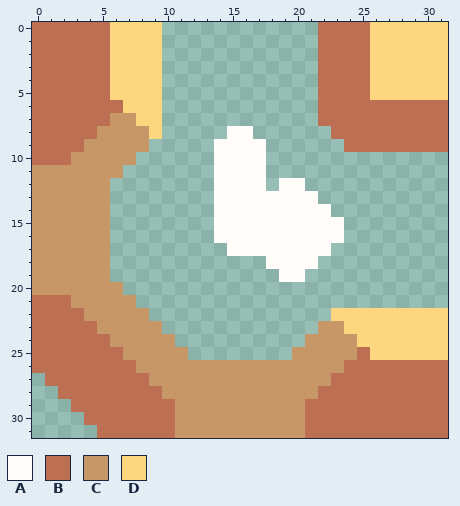
Pixel-art sprite -- sprites/blocks/liquids/directed-conduit/directed-conduit-top-1.png. The picture above is the old version.
The file is 32x32 pixels.
Palette (. is transparent): A #fffcf9  B #bc6f52  C #c89768  D #fdd680
Pixels before, first column x 0:
 0 BBBBBBDDDD............BBBBDDDDDD
 1 BBBBBBDDDD............BBBBDDDDDD
 2 BBBBBBDDDD............BBBBDDDDDD
 3 BBBBBBDDDD............BBBBDDDDDD
 4 BBBBBBDDDD............BBBBDDDDDD
 5 BBBBBBDDDD............BBBBDDDDDD
 6 BBBBBBBDDD............BBBBBBBBBB
 7 BBBBBBCCDD............BBBBBBBBBB
 8 BBBBBCCCCD.....AA......BBBBBBBBB
 9 BBBBCCCCC.....AAAA......BBBBBBBB
10 BBBCCCCC......AAAA..............
11 CCCCCCC.......AAAA..............
12 CCCCCC........AAAA.AA...........
13 CCCCCC........AAAAAAAA..........
14 CCCCCC........AAAAAAAAA.........
15 CCCCCC........AAAAAAAAAA........
16 CCCCCC........AAAAAAAAAA........
17 CCCCCC.........AAAAAAAA.........
18 CCCCCC............AAAA..........
19 CCCCCC.............AA...........
20 CCCCCCC.........................
21 BBBCCCCC........................
22 BBBBCCCCC..............DDDDDDDDD
23 BBBBBCCCCC............CCDDDDDDDD
24 BBBBBBCCCCC..........CCCCDDDDDDD
25 BBBBBBBCCCCC........CCCCCBDDDDDD
26 BBBBBBBBCCCCCCCCCCCCCCCCBBBBBBBB
27 .BBBBBBBBCCCCCCCCCCCCCCBBBBBBBBB
28 ..BBBBBBBBCCCCCCCCCCCCBBBBBBBBBB
29 ...BBBBBBBBCCCCCCCCCCBBBBBBBBBBB
30 ....BBBBBBBCCCCCCCCCCBBBBBBBBBBB
31 .....BBBBBBCCCCCCCCCCBBBBBBBBBBB
And afterwards:
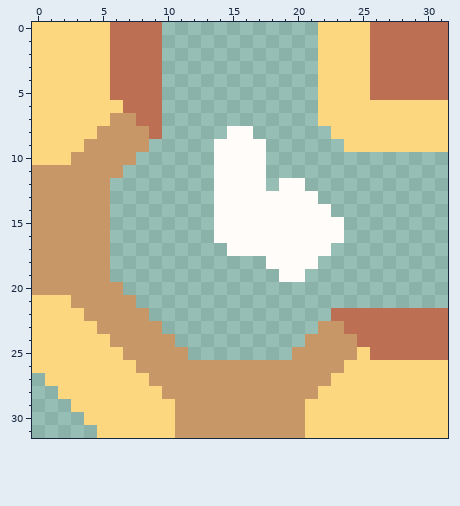
Diff:
colour B: #bc6f52 -> #fdd680
colour D: #fdd680 -> #bc6f52
Pixel boxes of the changes (left, top, right, bottom) in both pictures:
changed: (32, 22, 162, 165)
changed: (318, 22, 448, 152)
changed: (32, 295, 175, 438)
changed: (305, 308, 448, 438)
